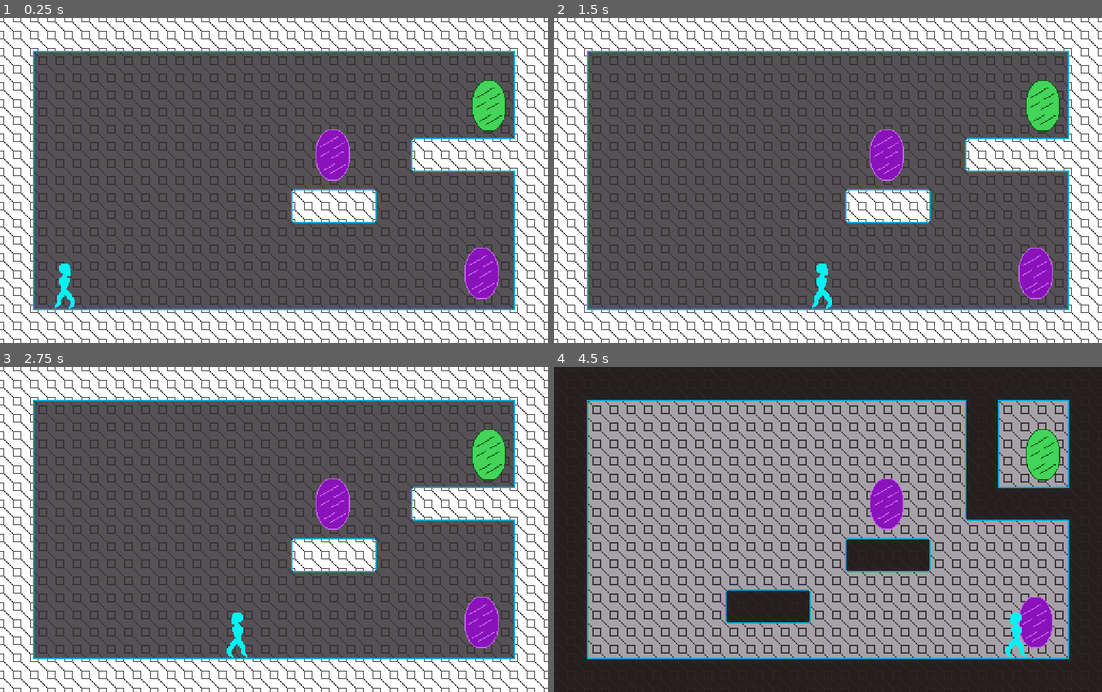
Above: before the commit, frames 1-4 (two rows, left to right).
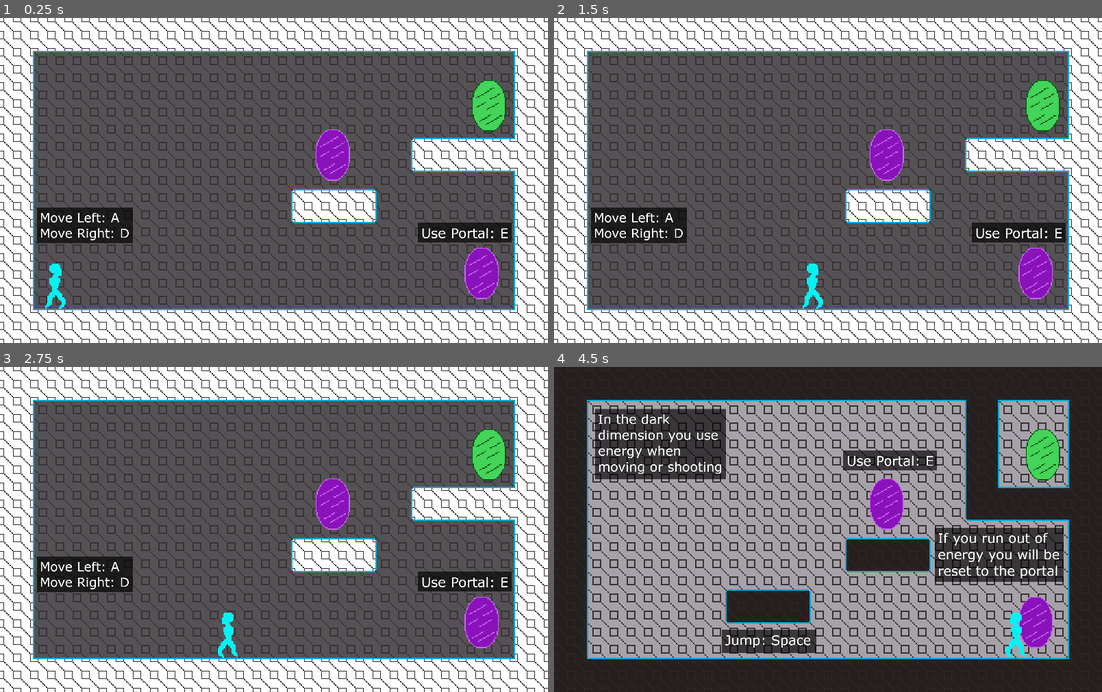
Above: after the commit, the same moments.

Repository: mrussell16/GMTKJ2021
Game: Godot game, scene res://levels/Level1.tscn
The game is run twice, just before and just after one commit, with the same random seed, the same clock (stepped at 60 frames per second) and the same inputs.
Inputs:
- Up to frame 1 (0.25 s): no input
- Up to frame 2 (1.5 s): tap Enter at 0.5 s; hold D (move_right) from 0.53 s (still down); tap E (swap_dimension) at 0.6, 1.35 s; tap Space (jump) at 0.77 s
- Up to frame 3 (2.75 s): tap Space (jump) at 1.52 s; release D (move_right) at 2.03 s; hold A (move_left) from 2.03 s (still down); tap E (swap_dimension) at 2.1 s
- Up to frame 4 (4.5 s): release A (move_left) at 2.78 s; hold D (move_right) 2.78-4.28 s; tap E (swap_dimension) at 2.85, 3.6, 4.35 s; tap Space (jump) at 3.02, 3.77 s; hold A (move_left) from 4.28 s (still down)

The runs differ from the first frame. In frame 1, 3.3% of the frame differs, in the area x 6-94%, y 58-90%; in frame 2, 3.3%; in frame 3, 3.3%; in frame 4, 11%, in the area x 7-93%, y 12-88%.

Commit message:
Add tutorial

Diff:
--- a/levels/Level1.tscn
+++ b/levels/Level1.tscn
@@ -13,19 +13,22 @@
 [node name="Dark" parent="." instance=ExtResource( 2 )]
 
 [node name="Light" parent="." instance=ExtResource( 3 )]
+visible = false
 
-[node name="Portal" parent="." instance=ExtResource( 5 )]
+[node name="Portals" type="Node2D" parent="."]
+
+[node name="Portal" parent="Portals" instance=ExtResource( 5 )]
 position = Vector2( 450, 239 )
 
-[node name="Portal2" parent="." instance=ExtResource( 5 )]
+[node name="Portal2" parent="Portals" instance=ExtResource( 5 )]
 position = Vector2( 311, 128 )
 
-[node name="Player" parent="." instance=ExtResource( 4 )]
-position = Vector2( 61, 259 )
-
-[node name="Portal3" parent="." instance=ExtResource( 6 )]
+[node name="EndPortal" parent="Portals" instance=ExtResource( 6 )]
 position = Vector2( 456.835, 82.1171 )
 
-[connection signal="swap_dimension" from="Portal" to="." method="swap_dimension"]
-[connection signal="swap_dimension" from="Portal2" to="." method="swap_dimension"]
-[connection signal="body_entered" from="Portal3" to="." method="_on_end_portal_entered"]
+[node name="Player" parent="." instance=ExtResource( 4 )]
+position = Vector2( 52.3235, 270.346 )
+
+[connection signal="swap_dimension" from="Portals/Portal" to="." method="swap_dimension"]
+[connection signal="swap_dimension" from="Portals/Portal2" to="." method="swap_dimension"]
+[connection signal="body_entered" from="Portals/EndPortal" to="." method="_on_end_portal_entered"]
--- a/levels/Level1_dark.tscn
+++ b/levels/Level1_dark.tscn
@@ -1,7 +1,11 @@
-[gd_scene load_steps=3 format=2]
+[gd_scene load_steps=7 format=2]
 
 [ext_resource path="res://tilesets/Tileset_dark.tres" type="TileSet" id=1]
 [ext_resource path="res://scripts/DimensionManager.gd" type="Script" id=2]
+[ext_resource path="res://images/Jump_Tutorial.png" type="Texture" id=3]
+[ext_resource path="res://images/Dark_Tutorial.png" type="Texture" id=4]
+[ext_resource path="res://images/Reset_Tutorial.png" type="Texture" id=5]
+[ext_resource path="res://images/Swap_Tutorial.png" type="Texture" id=6]
 
 [node name="Level1_dark" type="Node2D"]
 script = ExtResource( 2 )
@@ -21,3 +25,28 @@
 collision_mask = 2
 format = 1
 tile_data = PoolIntArray( -1, 1, 0, -65536, 1, 1, -65535, 1, 1, -65534, 1, 1, -65533, 1, 1, -65532, 1, 1, -65531, 1, 1, …(5636 unchanged characters)…
+
+[node name="Tutorial" type="Node2D" parent="."]
+
+[node name="Dark_Tutorial" type="Sprite" parent="Tutorial"]
+position = Vector2( 6.84923, 24.122 )
+scale = Vector2( 0.192796, 0.192796 )
+texture = ExtResource( 4 )
+offset = Vector2( 479.542, 248.29 )
+
+[node name="Reset_Tutorial" type="Sprite" parent="Tutorial"]
+position = Vector2( -244.101, -15.2558 )
+scale = Vector2( 0.199096, 0.199096 )
+texture = ExtResource( 5 )
+offset = Vector2( 3315.37, 958.742 )
+
+[node name="Jump_Tutorial" type="Sprite" parent="Tutorial"]
+position = Vector2( 200.932, 256.684 )
+scale = Vector2( 0.199096, 0.199096 )
+texture = ExtResource( 3 )
+
+[node name="Swap_Tutorial" type="Sprite" parent="Tutorial"]
+position = Vector2( 167.839, 103.483 )
+scale = Vector2( 0.201998, 0.201998 )
+texture = ExtResource( 6 )
+offset = Vector2( 724.671, -80.8143 )
--- a/levels/Level1_light.tscn
+++ b/levels/Level1_light.tscn
@@ -1,7 +1,9 @@
-[gd_scene load_steps=3 format=2]
+[gd_scene load_steps=5 format=2]
 
 [ext_resource path="res://tilesets/Tileset_light.tres" type="TileSet" id=1]
 [ext_resource path="res://scripts/DimensionManager.gd" type="Script" id=2]
+[ext_resource path="res://images/Move_Tutorial.png" type="Texture" id=4]
+[ext_resource path="res://images/Swap_Tutorial.png" type="Texture" id=5]
 
 [node name="Level1_light" type="Node2D"]
 script = ExtResource( 2 )
@@ -20,3 +22,16 @@
 collision_mask = 2
 format = 1
 tile_data = PoolIntArray( -1, 1, 0, -65536, 1, 1, -65535, 1, 1, -65534, 1, 1, -65533, 1, 1, -65532, 1, 1, -65531, 1, 1, …(5293 unchanged characters)…
+
+[node name="Tutorial" type="Node2D" parent="."]
+
+[node name="Swap_Tutorial" type="Sprite" parent="Tutorial"]
+position = Vector2( 287.975, 216.945 )
+scale = Vector2( 0.201998, 0.201998 )
+texture = ExtResource( 5 )
+offset = Vector2( 724.671, -80.8143 )
+
+[node name="Move_Tutorial" type="Sprite" parent="Tutorial"]
+position = Vector2( 79.1227, 194.004 )
+scale = Vector2( 0.188754, 0.188754 )
+texture = ExtResource( 4 )
Binary file added: images/Dark_Tutorial.png
Not shown, added: images/Dark_Tutorial.png.import
Binary file added: images/Jump_Tutorial.png
Not shown, added: images/Jump_Tutorial.png.import
Binary file added: images/Move_Tutorial.png
Not shown, added: images/Move_Tutorial.png.import
Binary file added: images/Reset_Tutorial.png
Not shown, added: images/Reset_Tutorial.png.import
Binary file added: images/Swap_Tutorial.png
Not shown, added: images/Swap_Tutorial.png.import
Not shown, changed: README.md
Not shown, added: images/Tutorial.xcf
